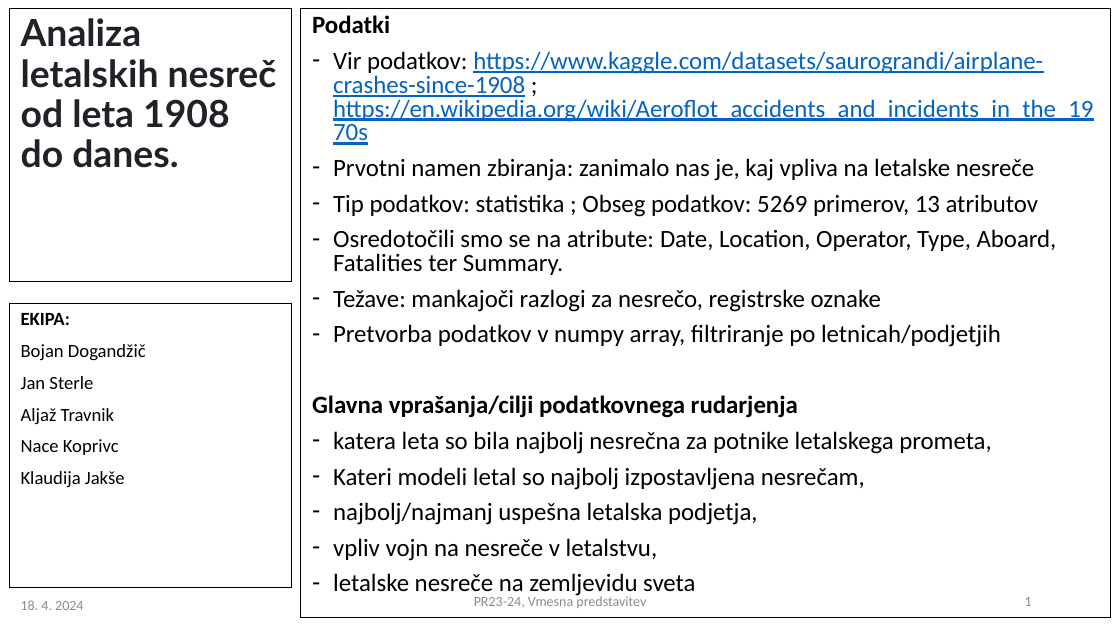
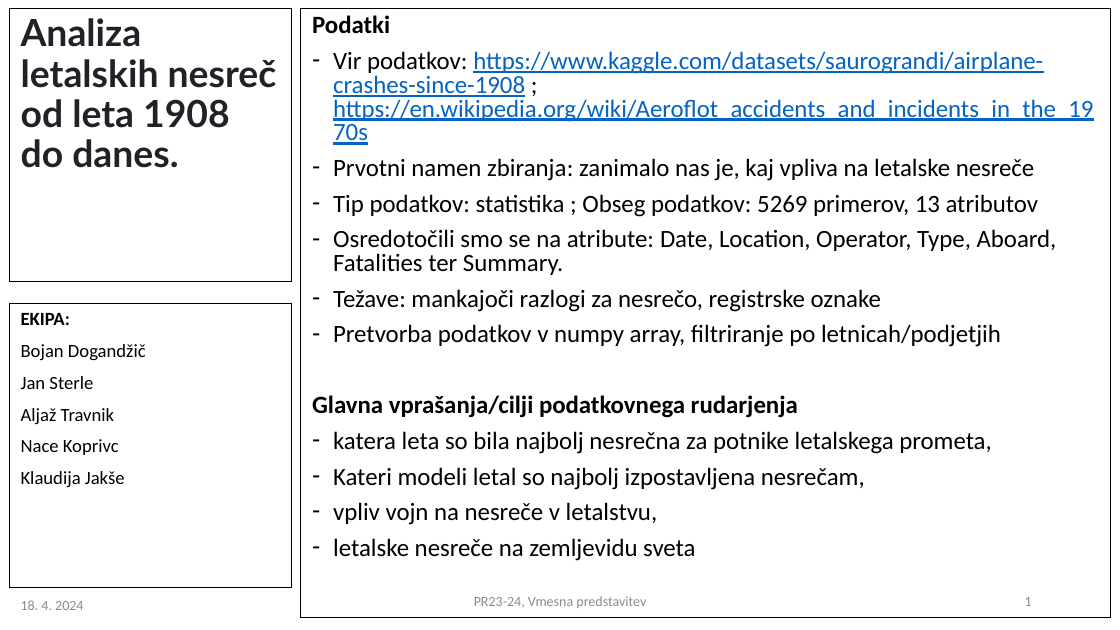
Before and after one commit to aljaztravnik/PR24ATJSBDKJNK, a slide deck: slide 1 of PR2023-24_vmesna_7.pptx. Drawn at 1120x630 pixels with LibreOffice and Linux fonts; fonts in the diff are those of the drawing. Boxes give left, top, right and bottom in pixels: in the first picture for what was removed or moved away, otherwise in the second. Text is boxed around its words. In the diff, an @@ line names an element or a change of style, - is before the commit and + after.

```diff
--- a/PR2023-24_vmesna_7.pptx
+++ b/PR2023-24_vmesna_7.pptx
@@ text at (x1=333, y1=502, x2=758, y2=525): paragraph removed @@
-– najbolj/najmanj uspešna letalska podjetja,
```
Also in this commit, not shown: 3 other slides changed.
